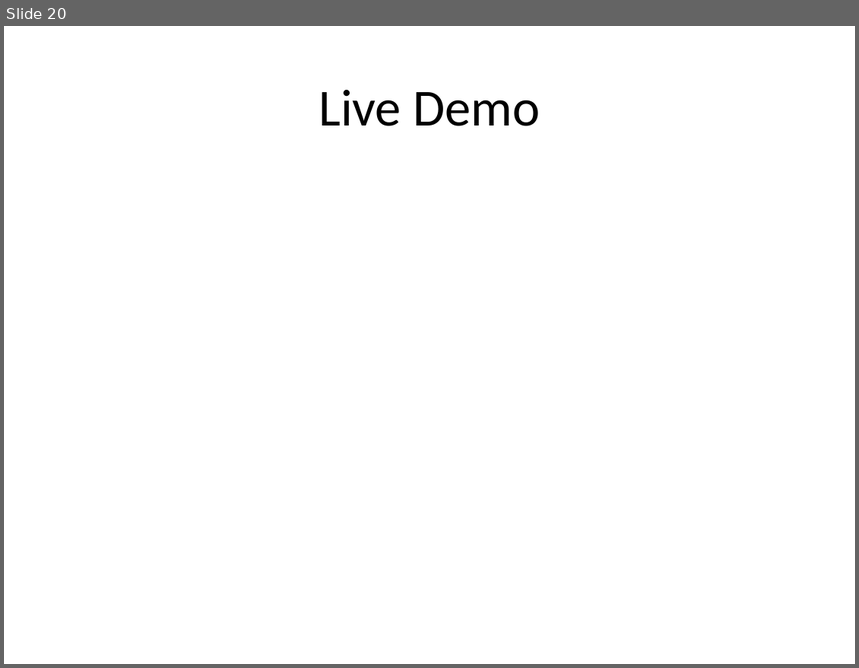
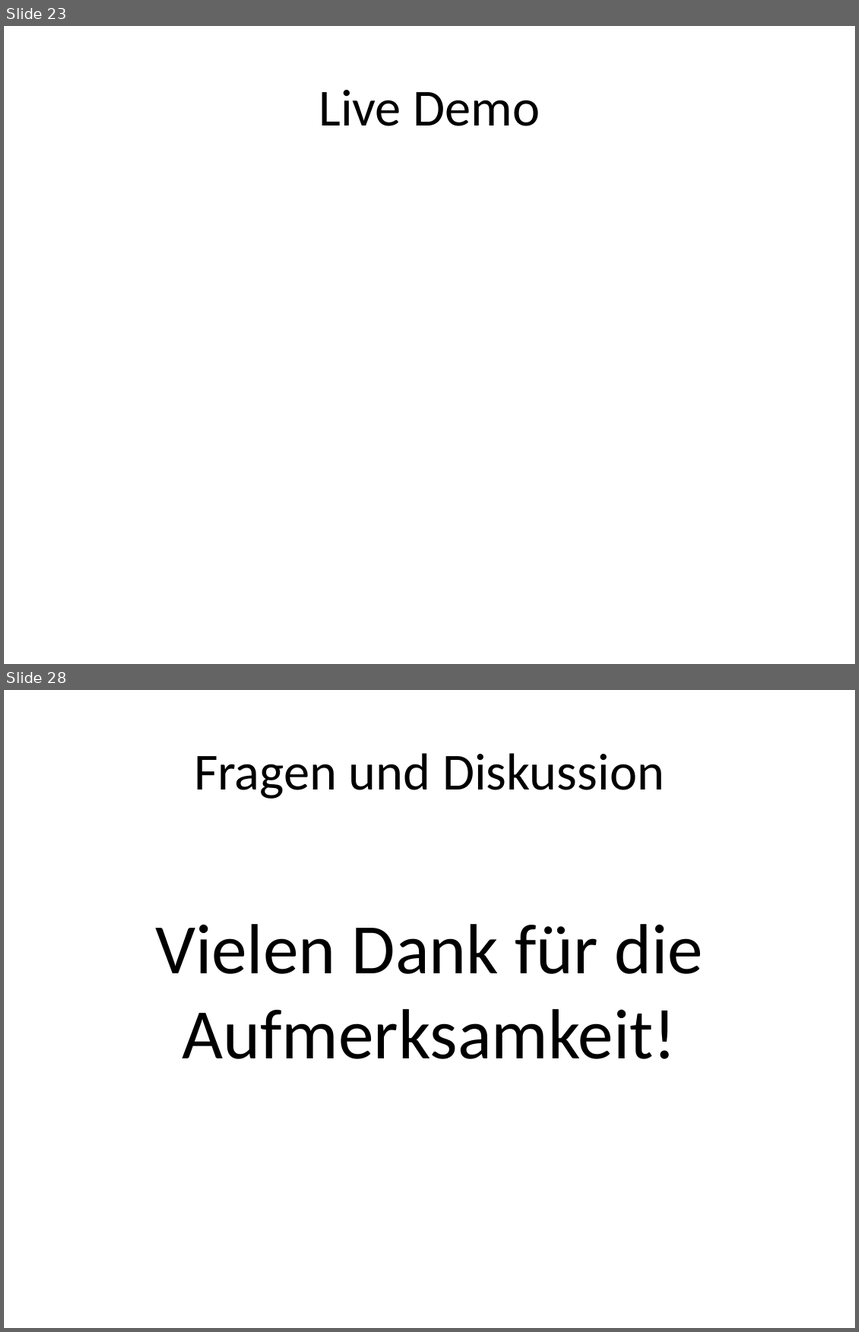
Before and after one commit to seerhein-lab/testdata-dsl, a slide deck: documentation/seitenbau/praesentation.pptx. Shown one above the other, each under a label of ours: slide 20 before the commit, slides 23 and 28 after it; the slides between them are not shown. The pictures are 859x668 and 859x1332 pixels, drawn with LibreOffice and Linux fonts; fonts in the diff are those of the drawing. Boxes give left, top, right and bottom in pixels: in the first picture for what was removed or moved away, otherwise in the second. Text is boxed around its words. In the diff, an @@ line names an element or a change of style, - is before the commit and + after.

```diff
--- a/documentation/seitenbau/praesentation.pptx
+++ b/documentation/seitenbau/praesentation.pptx
@@ slide 28 added at [4,690,855,1328], background #FFFFFF @@
@@ title added at [194,753,664,799], 44 pt, text #000000 @@
+Fragen und Diskussion
@@ text added at [155,924,703,1059], 60 pt, text #000000 @@
+Vielen Dank für die Aufmerksamkeit!
@@ what was slide 20 is now slide 23 @@
```
Also in this commit, not shown: 6 slides changed, 7 other slides added, 8 other files.
